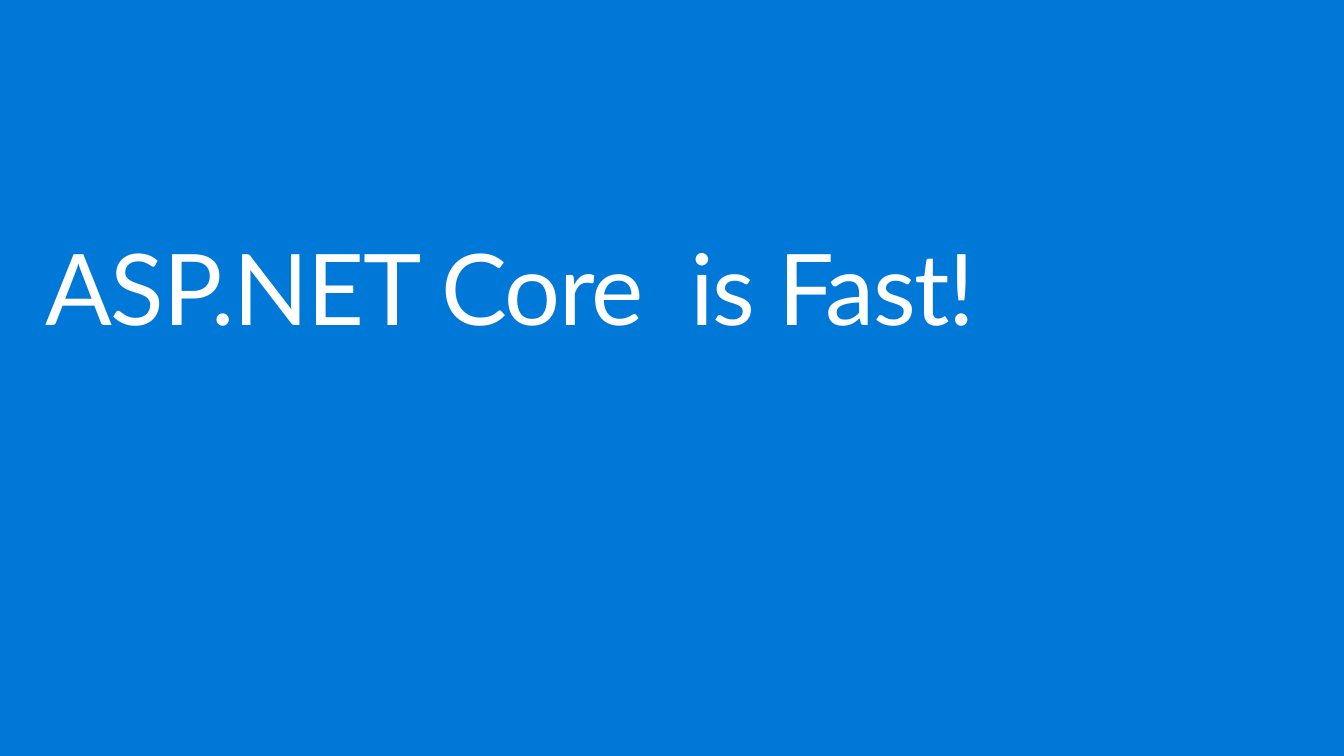
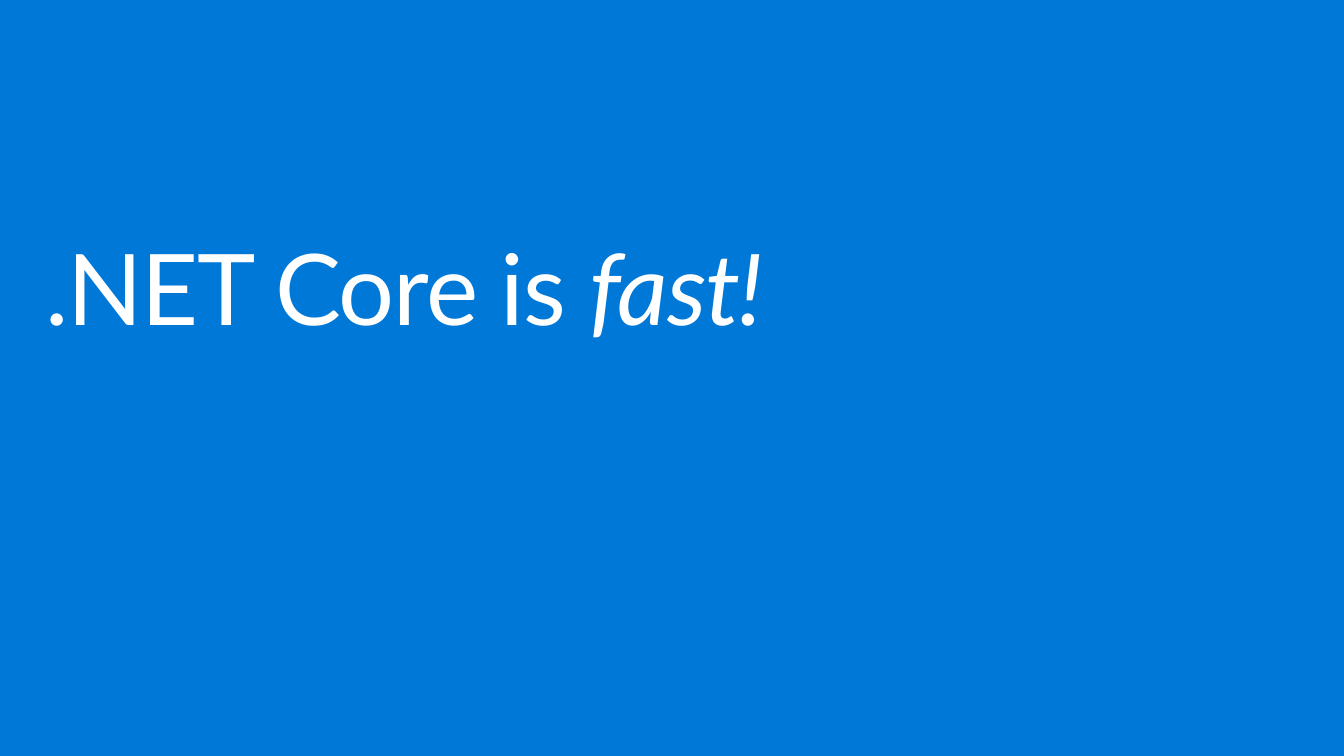
Before and after one commit to spboyer/angular-aspnetcore-workshop, a slide deck: slide 10 of docs/1-Overview-Setup-and-Getting-Started/netcore-workshop-overview-tools.pptx (slide 6 before the commit). Drawn at 1344x756 pixels with LibreOffice and Linux fonts; fonts in the diff are those of the drawing; background and template pictures are left out. Boxes give left, top, right and bottom in pixels: in the first picture for what was removed or moved away, otherwise in the second. Text is boxed around its words. In the diff, an @@ line names an element or a change of style, - is before the commit and + after.

Commit message:
.NET Core deck updates

```diff
--- a/docs/1-Overview-Setup-and-Getting-Started/netcore-workshop-overview-tools.pptx
+++ b/docs/1-Overview-Setup-and-Getting-Started/netcore-workshop-overview-tools.pptx
@@ title at (x1=45, y1=253, x2=764, y2=338): text changed @@
-ASP.NET Core is Fast!
+.NET Core is fast!
```
Also in this commit, not shown: 8 other slides changed, 3 slides added, 11 slides removed.
